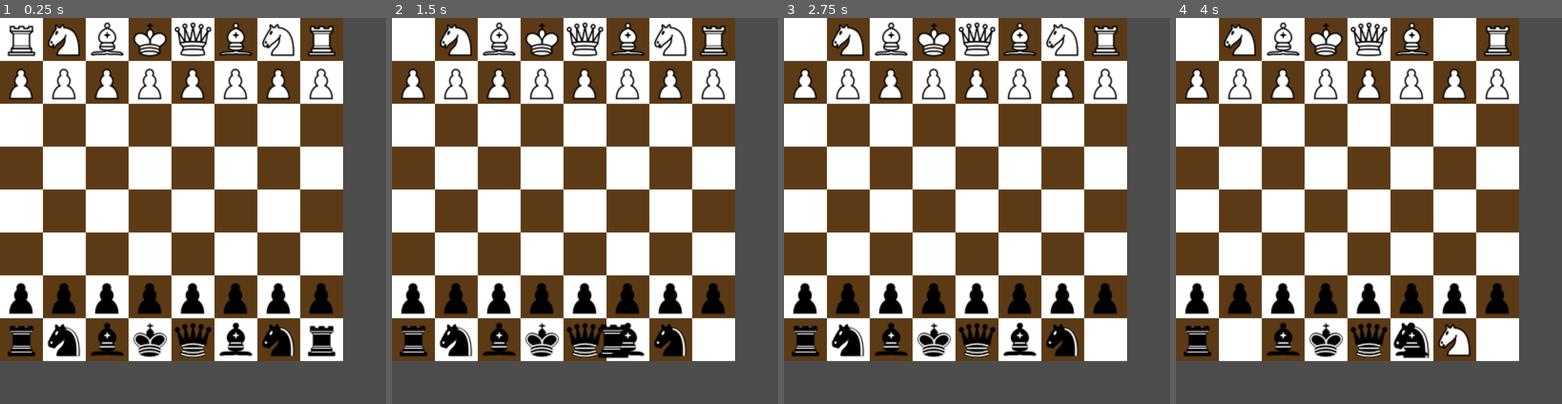
Above: before the commit, frames 1-4 (left to right).
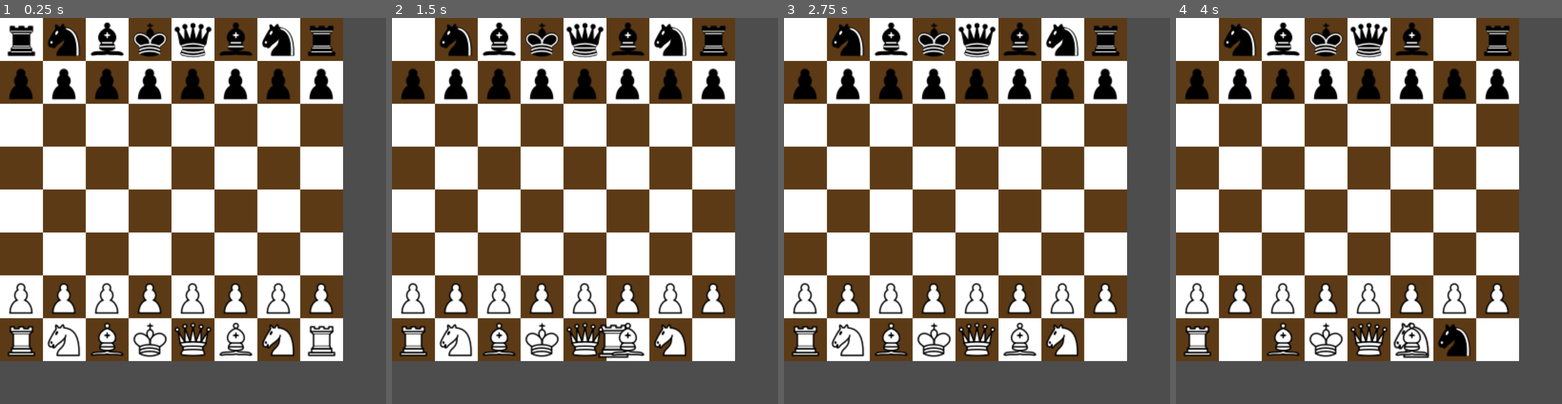
Above: after the commit, the same moments.

Repository: telamonian/chess_2d
Game: Godot game, scene res://game/board/board_2d.tscn
Two runs of this game, one before a commit and one after it. Both use one fixed random seed, a clock stepped at 60 frames per second and the inputs below.
Inputs (mouse positions are in pixels of both pictures, inside the frame that each line leads up to):
- Up to frame 1 (0.25 s): no input
- Up to frame 2 (1.5 s): tap Enter at 0.5 s; drag from (415, 41) to (712, 41) at 0.52 s; drag from (712, 338) to (415, 338) at 1.27 s
- Up to frame 3 (2.75 s): move the mouse to (849, 41) at 2.02 s; click (849, 41) at 2.17 s
- Up to frame 4 (4 s): tap Space at 2.75 s; drag from (1453, 41) to (1453, 338) at 2.77 s; drag from (1241, 338) to (1411, 338) at 3.52 s

The runs differ from the first frame. In frame 1, 9.4% of the frame differs, in the area x 2-87%, y 1-88%; in frame 2, 9.0%; in frame 3, 8.7%; in frame 4, 8.2%.
Error before the commit: Cannot call method 'queue_free' on a null value. (res://game/board/piece_manager.gd:15)
Error after the commit: Cannot call method 'queue_free' on a null value. (res://game/board/piece_manager.gd:16)

Commit message:
wrt piece position, (0,0) is now the lower left square and (7,7) is the upper right square
- this was accomplished by inverting the row index whenver grid position is calculated from pixel position or vice-versa

Diff:
--- a/game/board/board_tmlayer.gd
+++ b/game/board/board_tmlayer.gd
@@ -1,4 +1,7 @@
 extends TileMapLayer
+
+const FILES = 8
+const ROWS = 8
 
 const DARK_SQUARE = Vector2i(0, 0)
 const DARK_SQUARE_SOURCE = 2
@@ -6,8 +9,8 @@
 const LIGHT_SQUARE_SOURCE = 1
 
 func init_board():
-  for file in range(8):
-    for row in range(8):
+  for file in range(FILES):
+    for row in range(ROWS):
       var parity = (file % 2 + row % 2) % 2
       var square = LIGHT_SQUARE if parity else DARK_SQUARE
       var source = LIGHT_SQUARE_SOURCE if parity else DARK_SQUARE_SOURCE
@@ -17,13 +20,16 @@
       set_cell(Vector2(file, inverse_row), source, square)
 
 func grid_to_local(grid_pos: Vector2i) -> Vector2:
-  return map_to_local(grid_pos)
+  var row_rev_grid_pos = Vector2i(grid_pos.x, ROWS - 1 - grid_pos.y)
+  return map_to_local(row_rev_grid_pos)
 
 func grid_to_global(grid_pos: Vector2i) -> Vector2:
-  return to_global(map_to_local(grid_pos))
+  var row_rev_grid_pos = Vector2i(grid_pos.x, ROWS - 1 - grid_pos.y)
+  return to_global(map_to_local(row_rev_grid_pos))
 
 func global_to_grid(global_pos: Vector2) -> Vector2i:
-  return local_to_map(to_local(global_pos))
+  var row_rev_grid_pos = local_to_map(to_local(global_pos))
+  return Vector2i(row_rev_grid_pos.x, ROWS - 1 - row_rev_grid_pos.y)
 
 # Called when the node enters the scene tree for the first time.
 func _ready() -> void:
--- a/game/board/piece_manager.gd
+++ b/game/board/piece_manager.gd
@@ -3,7 +3,8 @@
 signal piece_drag_ended(piece: Piece2D)
 
 const PIECE_SCENE = preload("res://game/piece/piece_2d.tscn")
-var pieces = {}
+
+var pieces: Dictionary[Vector2i, Piece2D] = {}
 
 @onready var board = get_parent()
 
